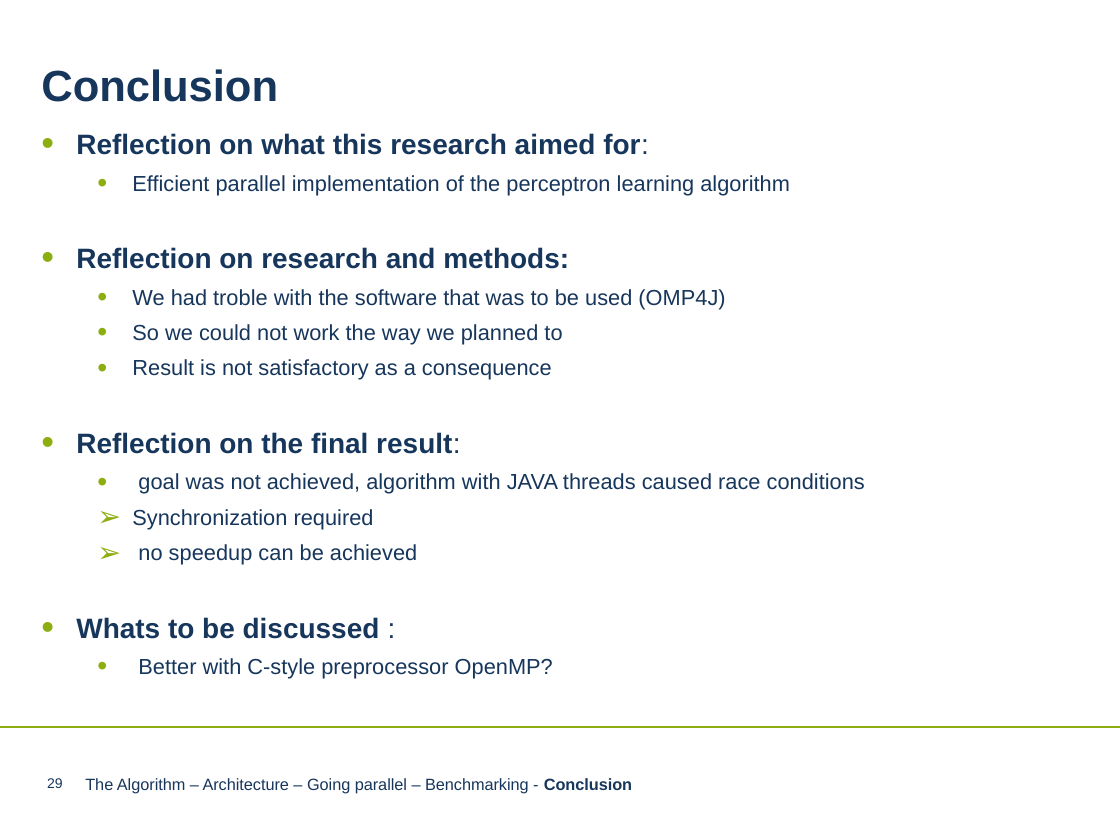
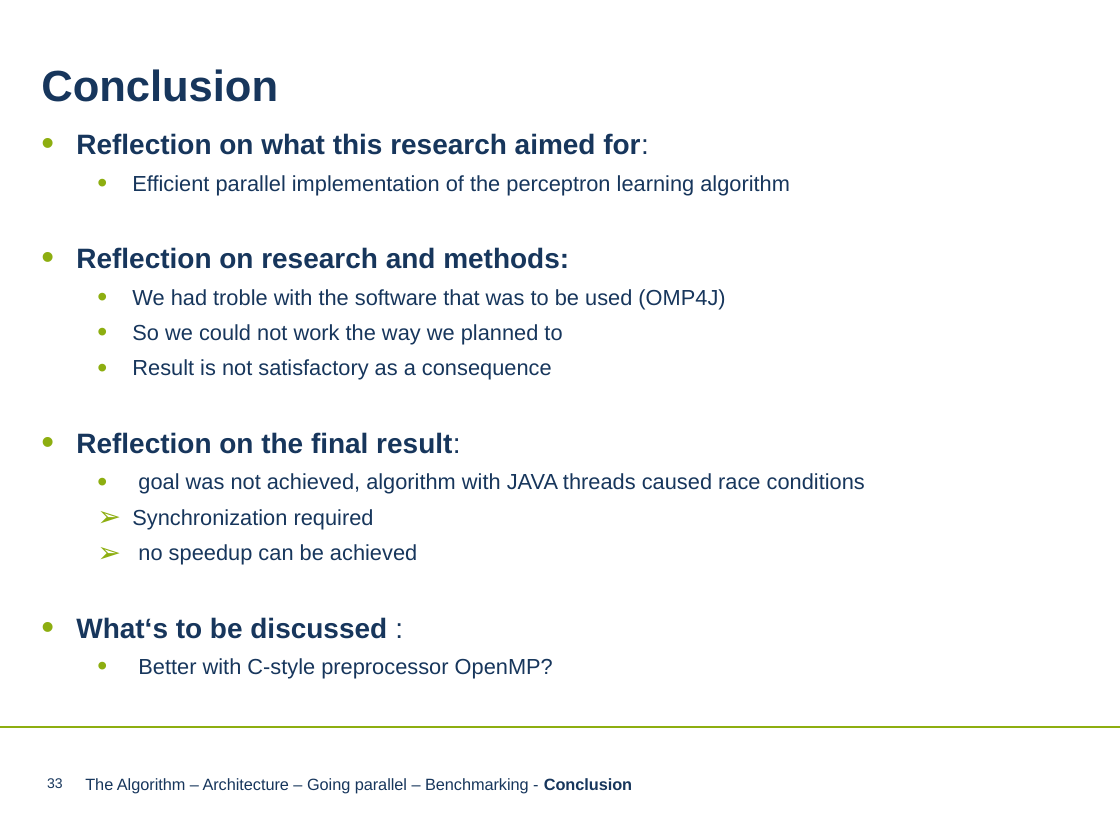
Before and after one commit to LnFlg/Perceptron, a slide deck: slide 33 of Perceptron Algorithm neueres PPT-Format.pptx (slide 29 before the commit). Drawn at 1120x840 pixels with LibreOffice and Linux fonts; fonts in the diff are those of the drawing; background and template pictures are left out. Boxes give left, top, right and bottom in pixels: in the first picture for what was removed or moved away, otherwise in the second. Text is boxed around its words. In the diff, an @@ line names an element or a change of style, - is before the commit and + after.

```diff
--- a/Perceptron Algorithm neueres PPT-Format.pptx
+++ b/Perceptron Algorithm neueres PPT-Format.pptx
@@ text at (76,617,387,639): text changed @@
-• Whats to be discussed :
+• What‘s to be discussed :
@@ page number at (47,778,63,788): text changed @@
-29
+33
```
Also in this commit, not shown: 26 other slides changed, 4 slides added.
